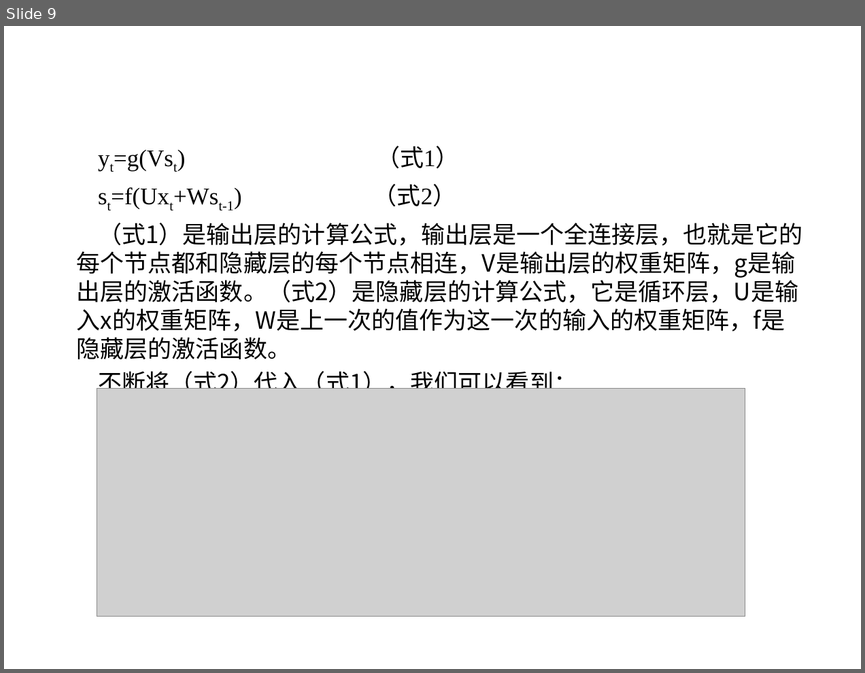
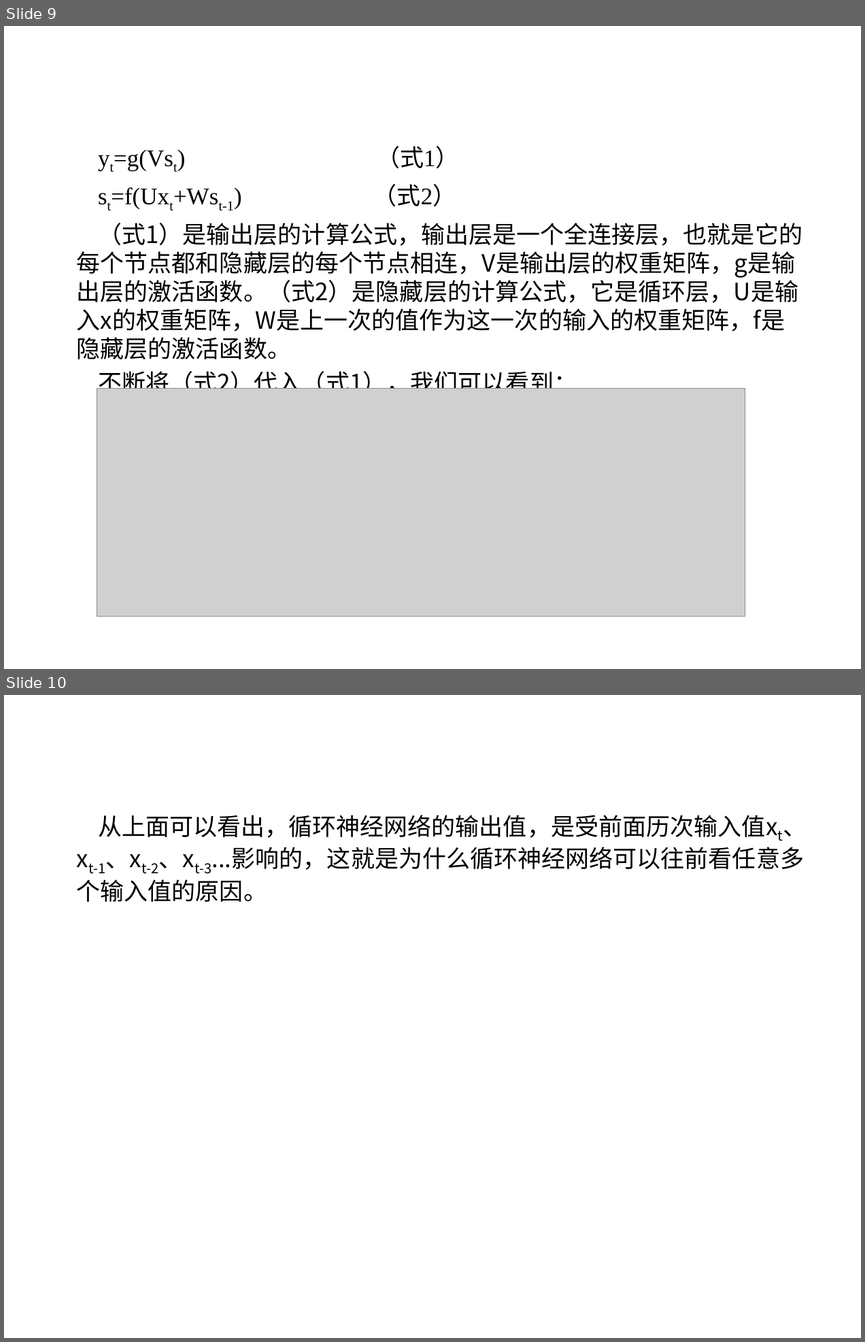
Before and after one commit to sunyisgithub/Git, a slide deck: 循环神经网络（Recurrent Neural Network）.ppt. Shown one above the other, each under a label of ours: slide 9 before the commit, slides 9 and 10 after it. The pictures are 865x673 and 865x1342 pixels, drawn with LibreOffice and Linux fonts; fonts in the diff are those of the drawing; grey boxes stand for pictures; background and template pictures are left out. Boxes give left, top, right and bottom in pixels: in the first picture for what was removed or moved away, otherwise in the second. Text is boxed around its words. In the diff, an @@ line names an element or a change of style, - is before the commit and + after.

Commit message:
循环神经网络3

```diff
--- a/循环神经网络（Recurrent Neural Network）.ppt
+++ b/循环神经网络（Recurrent Neural Network）.ppt
@@ slide 10 added at (4, 695, 861, 1338), background picture (left out) @@
@@ text added at (77, 815, 806, 902), 20 pt, text #000000 @@
+从上面可以看出，循环神经网络的输出值，是受前面历次输入值xt、xt-1、xt-2、xt-3...影响的，这就是为什么循环神经网络可以往前看任意多个输入值的原因。
```
Also in this commit, not shown: 6 slides changed, 4 other slides added, 26 slides removed.
